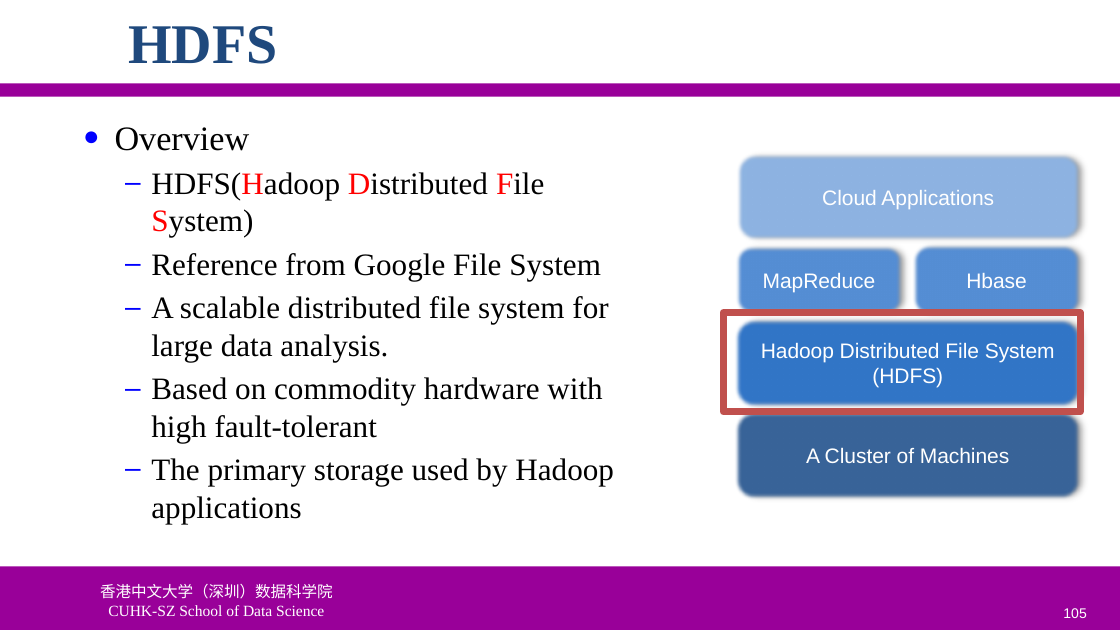
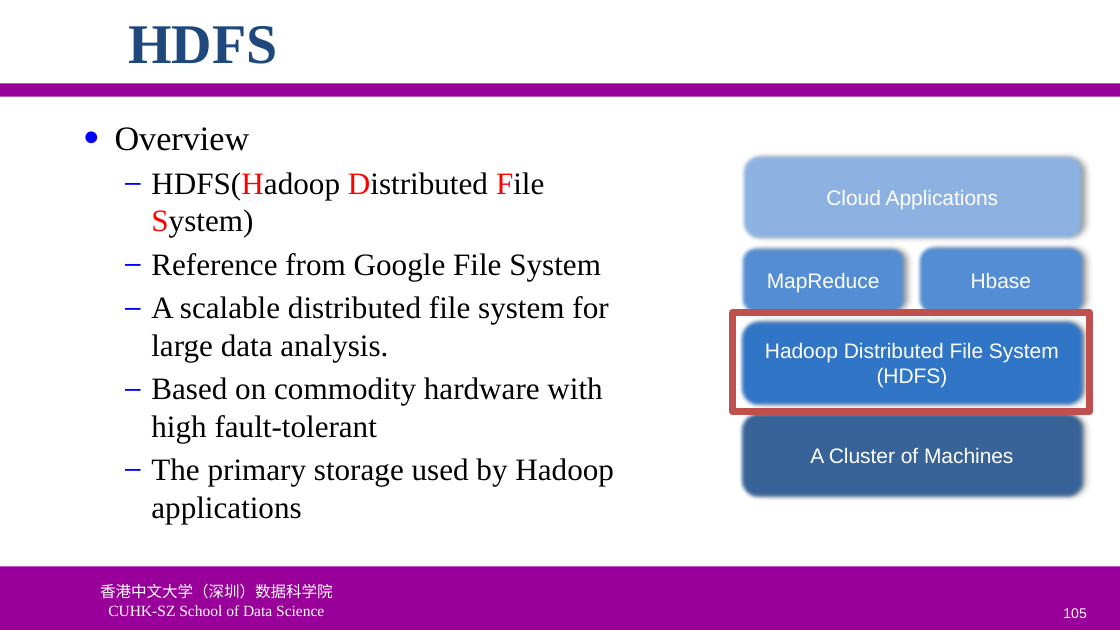
Before and after one commit to ychung1103/ychung1103.github.io, a slide deck: slide 105 of Slides/CSC6103/VT-05 Storage Virtualization.pptx. Drawn at 1120x630 pixels with LibreOffice and Linux fonts; fonts in the diff are those of the drawing; background and template pictures are left out. Boxes give left, top, right and bottom in pixels: in the first picture for what was removed or moved away, otherwise in the second. Text is boxed around its words. In the diff, an @@ line names an element or a change of style, - is before the commit and + after.

```diff
--- a/Slides/CSC6103/VT-05 Storage Virtualization.pptx
+++ b/Slides/CSC6103/VT-05 Storage Virtualization.pptx
@@ 5 rounded rectangles moved together from (x1=736, y1=153, x2=1080, y2=498) to (x1=740, y1=153, x2=1084, y2=498) @@
@@ rectangle moved from (x1=724, y1=312, x2=1081, y2=412) to (x1=732, y1=312, x2=1090, y2=412) @@
```
Also in this commit, not shown: 11 other slides changed, 1 slide added.
